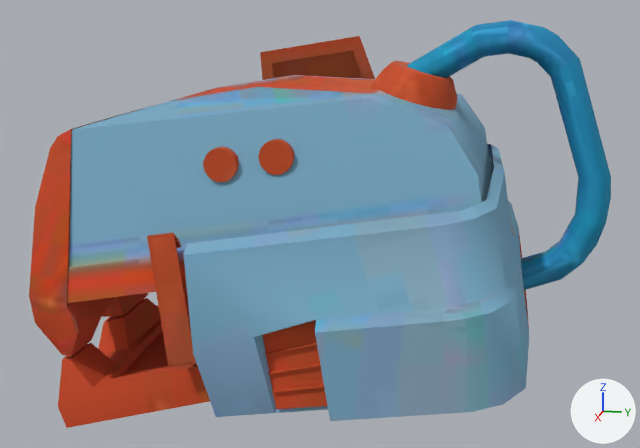
One commit to the glTF model public/3d/tank/B-16.glb: the scene before it, then after it.
Camera for both pictures: a camera (50 mm lens) standing at (3.21, 0.62, 3.12) and looking at (0.01, -0.02, 2.32). Lighting does not change. The marker at lower right points along +X, +Y and +Z. Vertices at the same position are counted once.

The first picture shows 'B-16'.
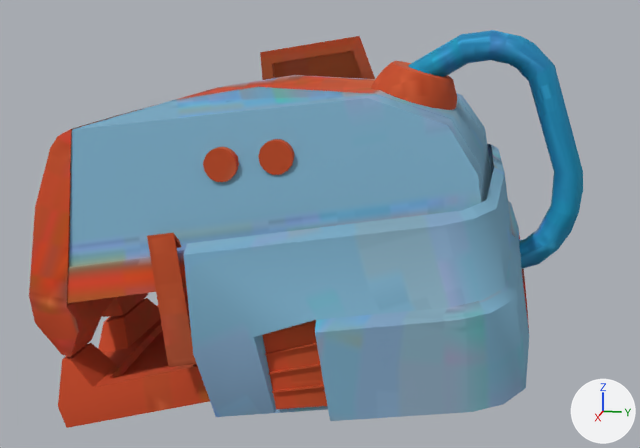
Scene script edits in JSON lines:
```json
{"block": "me_head_001", "where": "# used by ob_b_16; location = (0.0, 0.0, 0.0)"}
{"op": "remove", "block": "me_head_001", "code": "me_head_001.from_pydata(...)  # 935 vertices, 1589 faces; spans x -0.81..0.81, y -0.96..1.03, z 1.52..3.08"}
{"op": "add", "block": "me_head_001", "code": "me_head_001.from_pydata(...)  # 943 vertices, 1597 faces; spans x -0.81..0.81, y -0.96..0.93, z 1.52..3.04"}
{"block": "me_head_001", "change": "me_head_001 part 1"}
{"block": "me_head_001", "change": "8 vertices in x -0.07..0.04, y 0.72..0.81, z 2.89..3.0 move by (0.0, -0.07, -0.02)"}
{"block": "me_head_001", "change": "6 vertices in x -0.06..0.04, y 0.82..0.88, z 2.25..2.3 move by (0.0, -0.08, 0.04)"}
{"block": "me_head_001", "change": "5 vertices in x 0.0..0.07, y 0.71..0.81, z 2.96..3.05 move by (0.0, -0.07, -0.03)"}
{"block": "me_head_001", "change": "4 vertices in x 0.05..0.09, y 0.54..0.56, z 2.98..3.05 move by (-0.01, -0.05, -0.03)"}
{"block": "me_head_001", "change": "4 vertices in x -0.03..0.08, y 0.65..0.72, z 2.96..3.07 move by (0.0, -0.06, -0.03)"}
{"block": "me_head_001", "change": "4 vertices in x 0.07..0.08, y 0.8..0.87, z 2.92..2.95 move by (-0.01, -0.08, -0.02)"}
{"block": "me_head_001", "change": "99 vertices move from x -0.08..0.08, y 0.28..1.03, z 2.08..3.08 to x -0.07..0.07, y 0.26..0.93, z 2.14..3.04"}
```

Boxes [x1, y1, x2, y2] around the edits, measured in the pictures (640 x 448 px; the box of a moved part takes in the faces that stretch with it):
```json
{"object": "B-16", "change": "reshaped", "before": [29, 20, 611, 428], "after": [29, 30, 583, 428]}
{"part": 1, "of": "me_head_001", "change": "moved or reshaped", "before": [407, 20, 611, 290], "after": [408, 30, 583, 269]}
```
